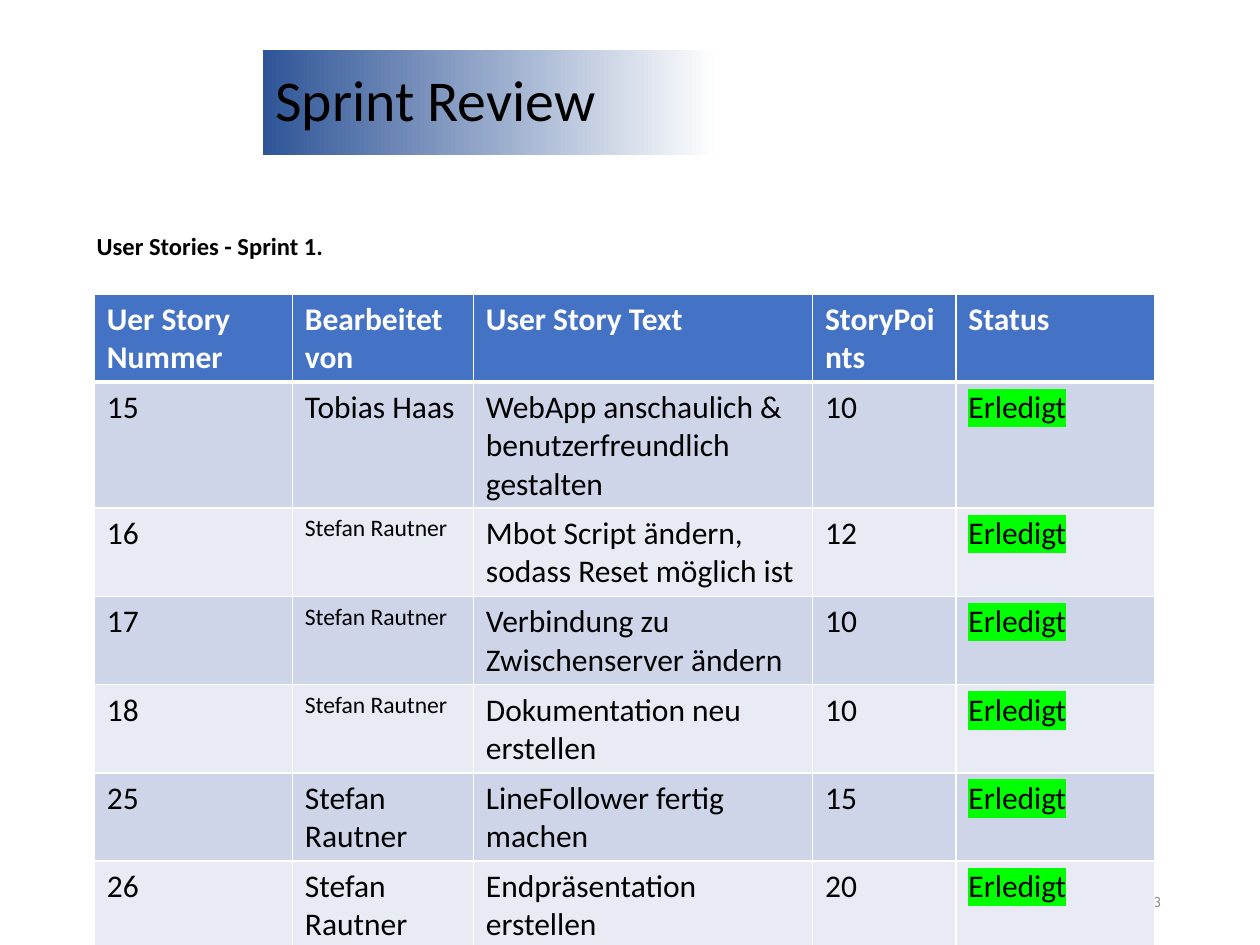
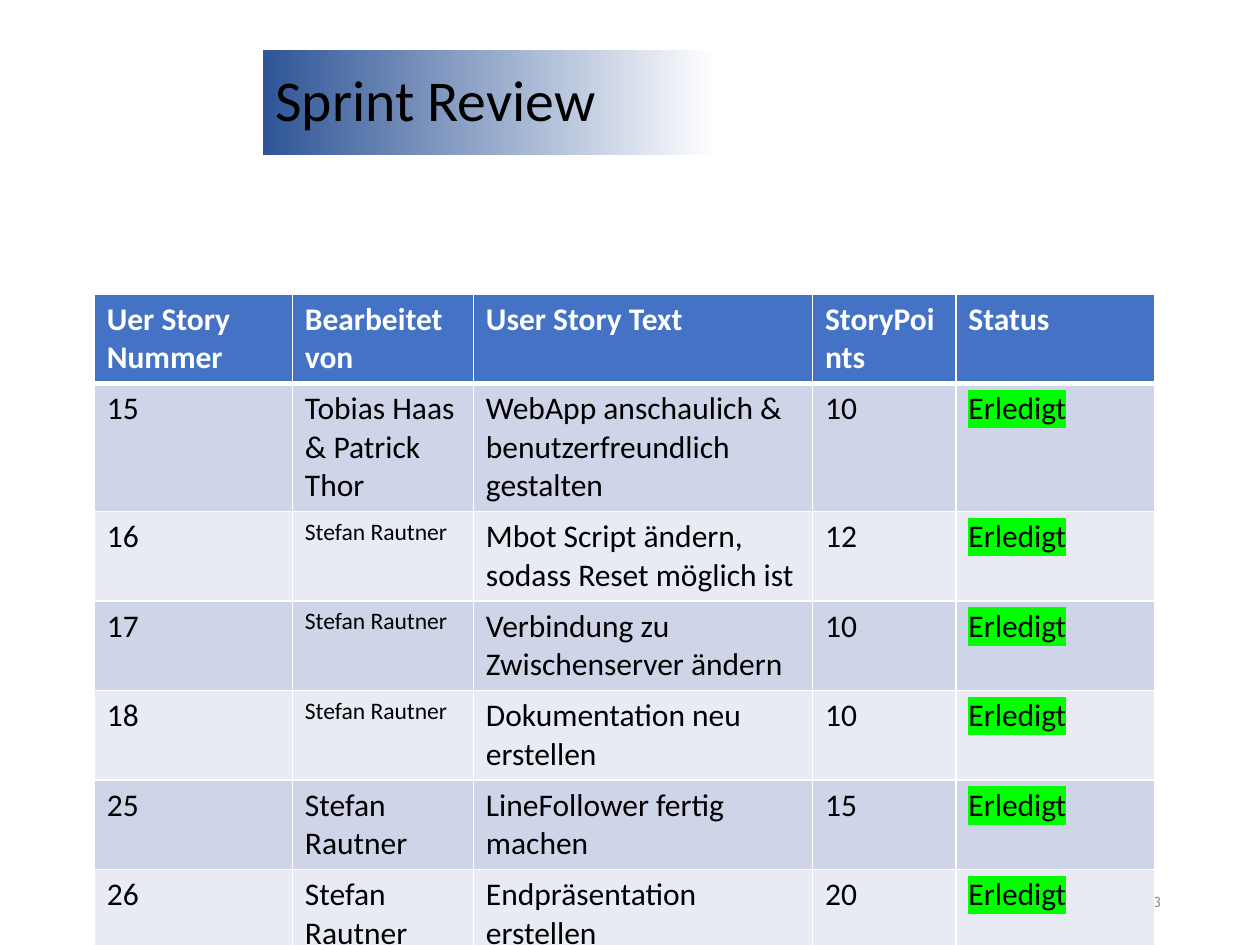
Before and after one commit to StefanRautner/MBotController, a slide deck: slide 3 of Dokumente/SprintReview-5.pptx. Drawn at 1260x945 pixels with LibreOffice and Linux fonts; fonts in the diff are those of the drawing; background and template pictures are left out. Boxes give left, top, right and bottom in pixels: in the first picture for what was removed or moved away, otherwise in the second. Text is boxed around its words. In the diff, an @@ line names an element or a change of style, - is before the commit and + after.

```diff
--- a/Dokumente/SprintReview-5.pptx
+++ b/Dokumente/SprintReview-5.pptx
@@ text removed at box(97, 238, 323, 259) @@
-User Stories - Sprint 1.
@@ table at box(94, 294, 1155, 945) @@
-row 2, column 2: Tobias Haas
+row 2, column 2: Tobias Haas & Patrick Thor
```
Also in this commit, not shown: 1 other slide changed, 7 other files.
